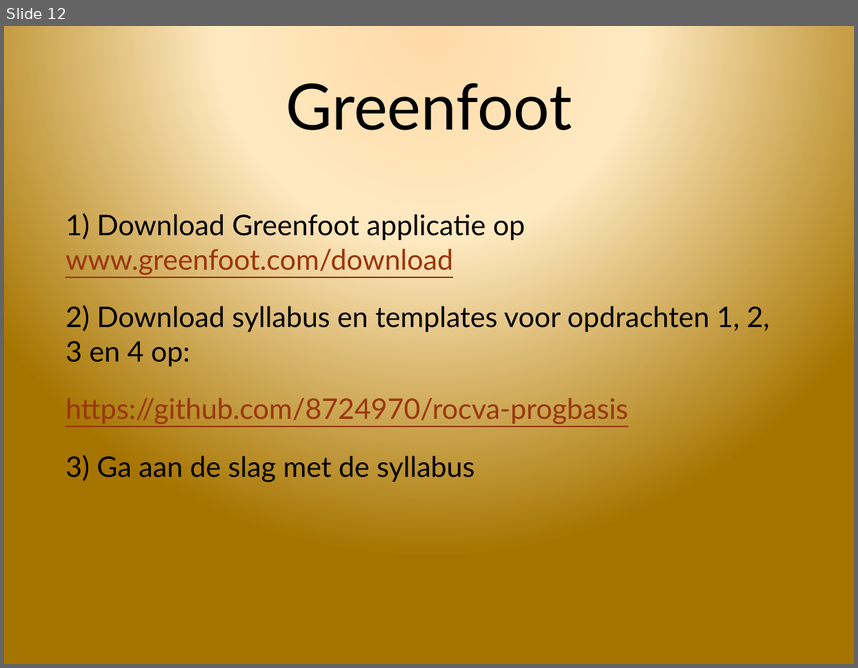
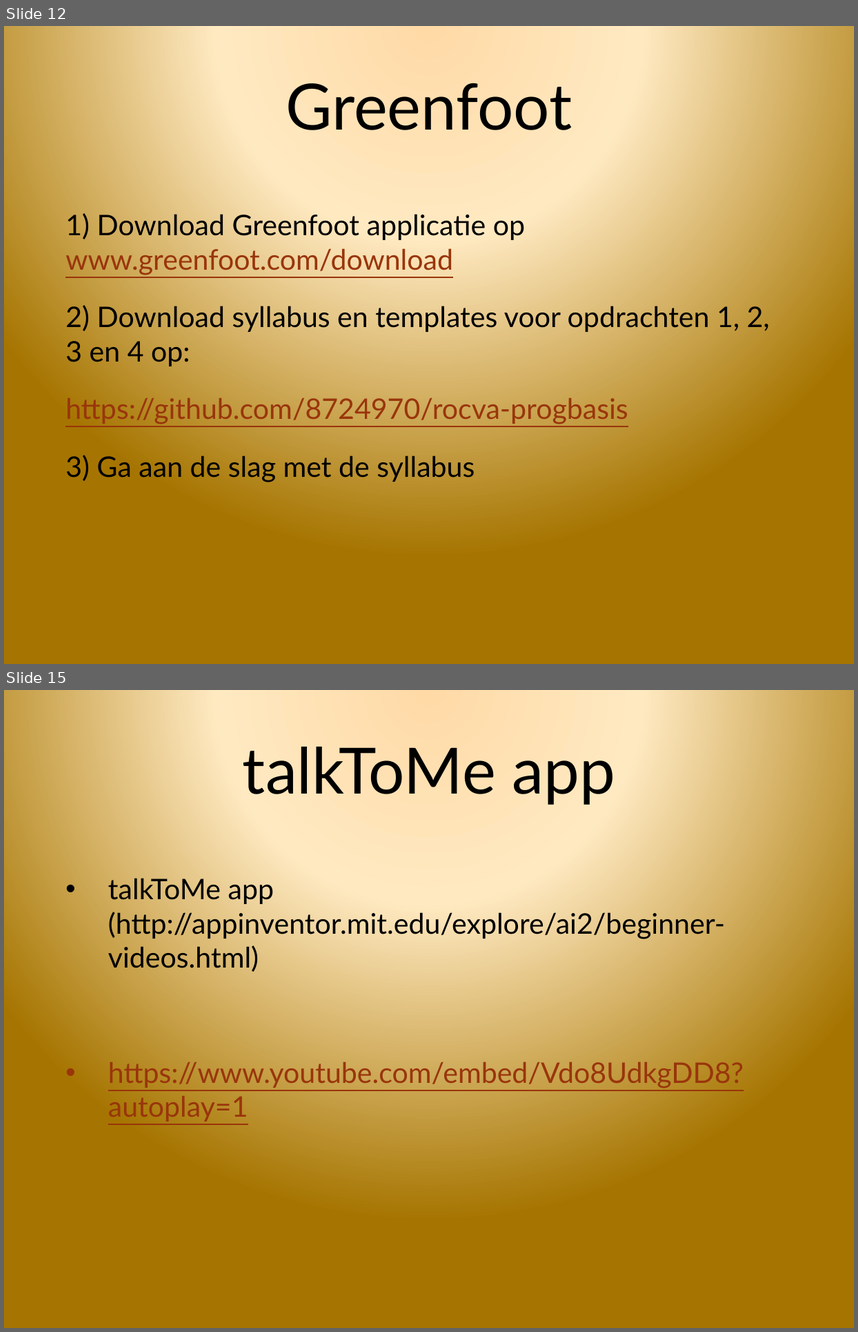
Before and after one commit to 8724970/rocva-progbasis, a slide deck: presentatie les1.pptx. Shown one above the other, each under a label of ours: slide 12 before the commit, slides 12 and 15 after it; the slides between them are not shown. The pictures are 858x668 and 858x1332 pixels, drawn with LibreOffice and Linux fonts; fonts in the diff are those of the drawing; background and template pictures are left out. Boxes give left, top, right and bottom in pixels: in the first picture for what was removed or moved away, otherwise in the second. Text is boxed around its words. In the diff, an @@ line names an element or a change of style, - is before the commit and + after.

```diff
--- a/presentatie les1.pptx
+++ b/presentatie les1.pptx
@@ slide 15 added at (x1=4, y1=690, x2=854, y2=1328), background picture (left out) @@
@@ title added at (x1=243, y1=747, x2=615, y2=805), 54 pt, text #000000 @@
+talkToMe app
@@ text added at (x1=108, y1=874, x2=744, y2=1121), 24 pt, text #000000 @@
+• talkToMe app (http://appinventor.mit.edu/explore/ai2/beginner-videos.html)
+• https://www.youtube.com/embed/Vdo8UdkgDD8?autoplay=1
```
Also in this commit, not shown: 3 slides changed, 1 other slide added, 2 other files.
